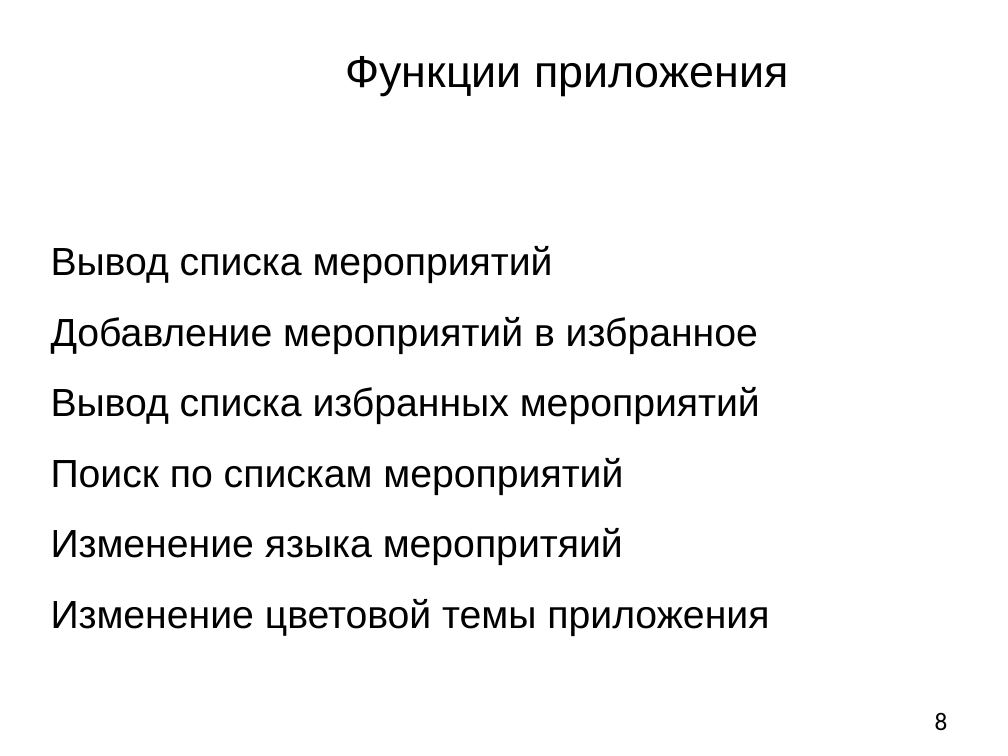
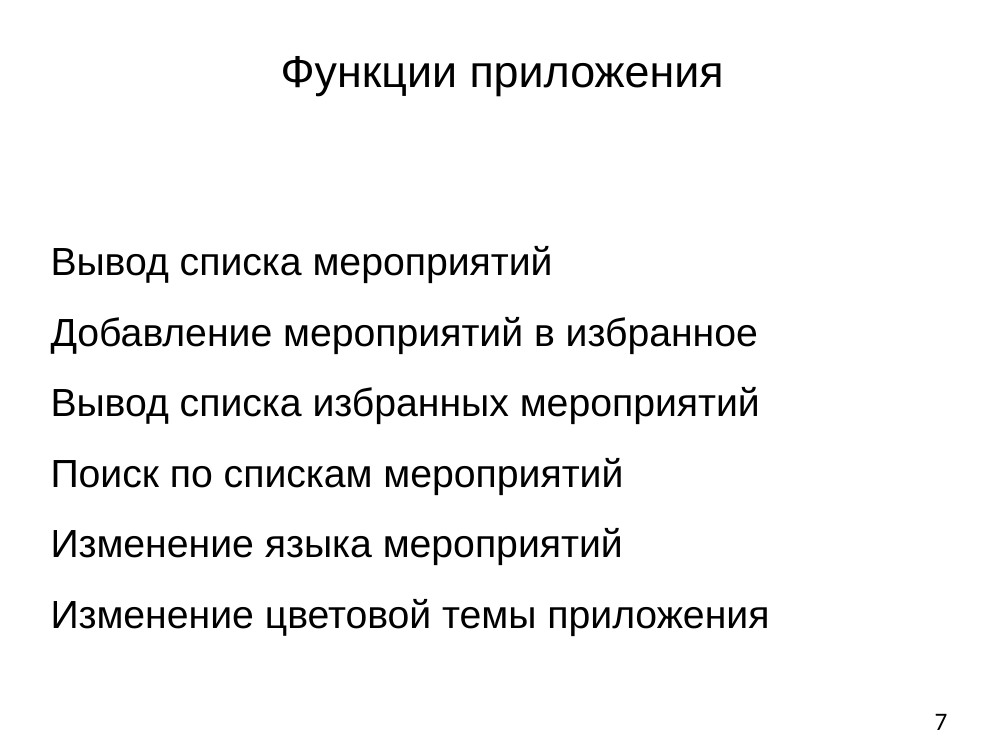
Before and after one commit to M2000h/HSE-APP, a slide deck: slide 7 of Презентация.pptx (slide 8 before the commit). Drawn at 1008x756 pixels with LibreOffice and Linux fonts; fonts in the diff are those of the drawing; background and template pictures are left out. Boxes give left, top, right and bottom in pixels: in the first picture for what was removed or moved away, otherwise in the second. Text is boxed around its words. In the diff, an @@ line names an element or a change of style, - is before the commit and + after.

```diff
--- a/Презентация.pptx
+++ b/Презентация.pptx
@@ text "Функции приложения": place and size @@
-text "Функции приложения" at (345,56,788,96)
+text "Функции приложения" at (281,56,724,96)
@@ text at (51,528,623,565): text changed @@
-Изменение языка меропритяий
+Изменение языка мероприятий
@@ page number at (935,713,948,730): text changed @@
-8
+7
```
Also in this commit, not shown: 8 other slides changed, 1 slide added, 3 slides removed.
